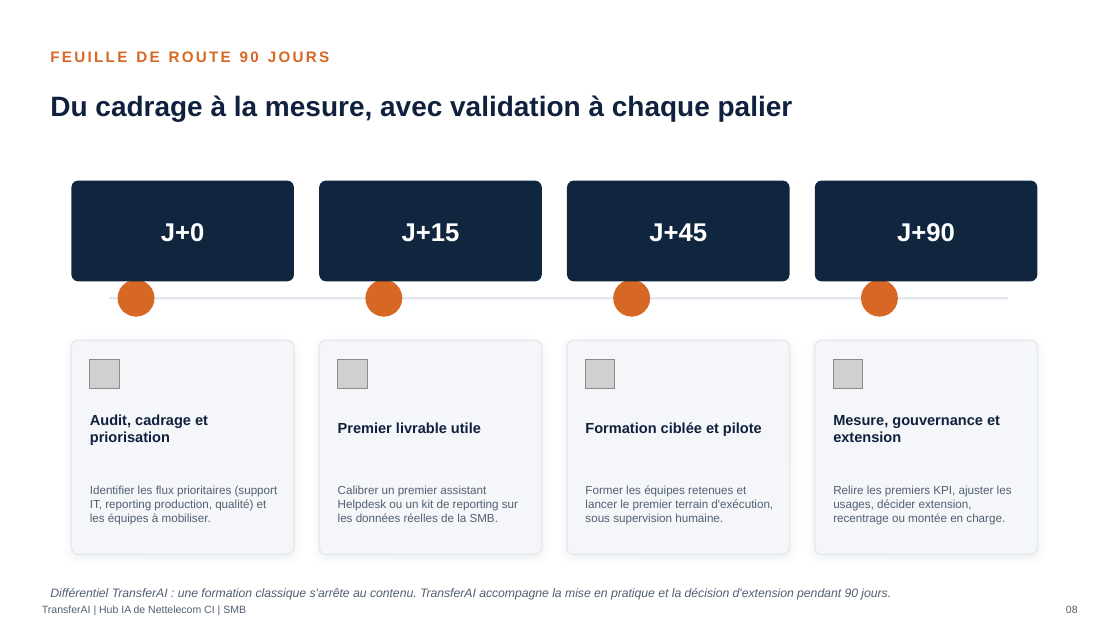
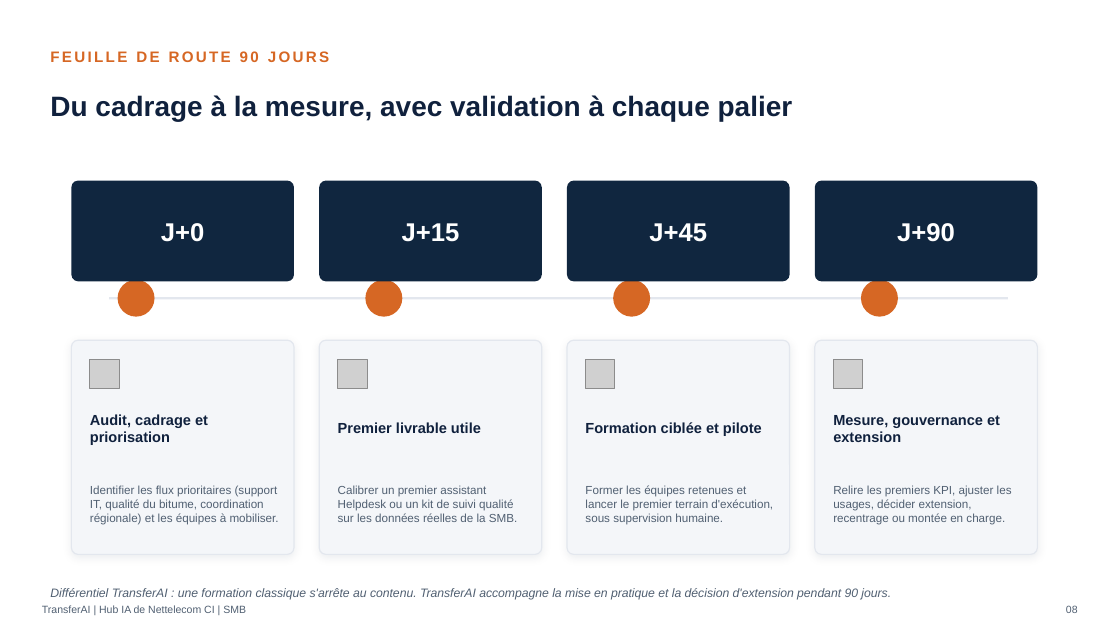
Before and after one commit to mayoro1972/connect-ia-bloom, a slide deck: slide 8 of docs/transferai-prospection/packs-entreprises-cibles-2026-07/SMB/Deck_SMB_2026-07-07.pptx. Drawn at 1120x630 pixels with LibreOffice and Linux fonts; fonts in the diff are those of the drawing; grey boxes stand for pictures. Boxes give left, top, right and bottom in pixels: in the first picture for what was removed or moved away, otherwise in the second. Text is boxed around its words. In the diff, an @@ line names an element or a change of style, - is before the commit and + after.

```diff
--- a/docs/transferai-prospection/packs-entreprises-cibles-2026-07/SMB/Deck_SMB_2026-07-07.pptx
+++ b/docs/transferai-prospection/packs-entreprises-cibles-2026-07/SMB/Deck_SMB_2026-07-07.pptx
@@ text at [90,485,279,525]: text changed @@
-Identifier les flux prioritaires (support IT, reporting production, qualité) et les équipes à mobiliser.
+Identifier les flux prioritaires (support IT, qualité du bitume, coordination régionale) et les équipes à mobiliser.
@@ text at [338,485,517,522]: text changed @@
-Calibrer un premier assistant Helpdesk ou un kit de reporting sur les données réelles de la SMB.
+Calibrer un premier assistant Helpdesk ou un kit de suivi qualité sur les données réelles de la SMB.
```
Also in this commit, not shown: 9 other slides changed, 31 other files.
